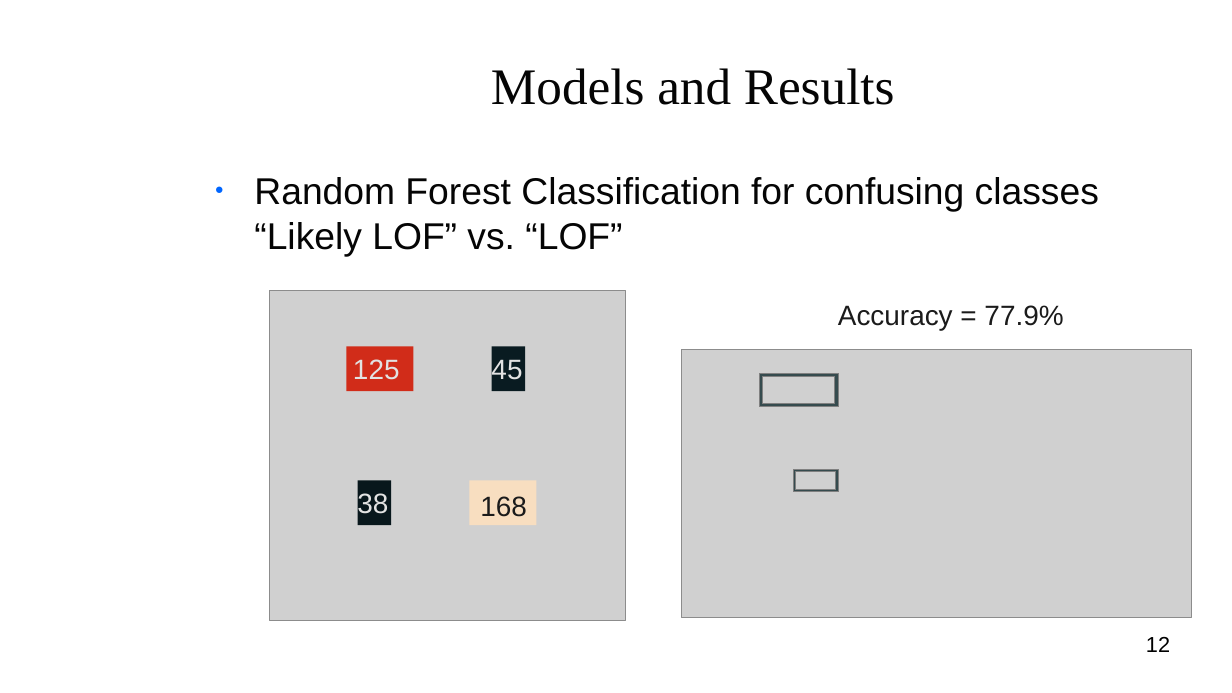
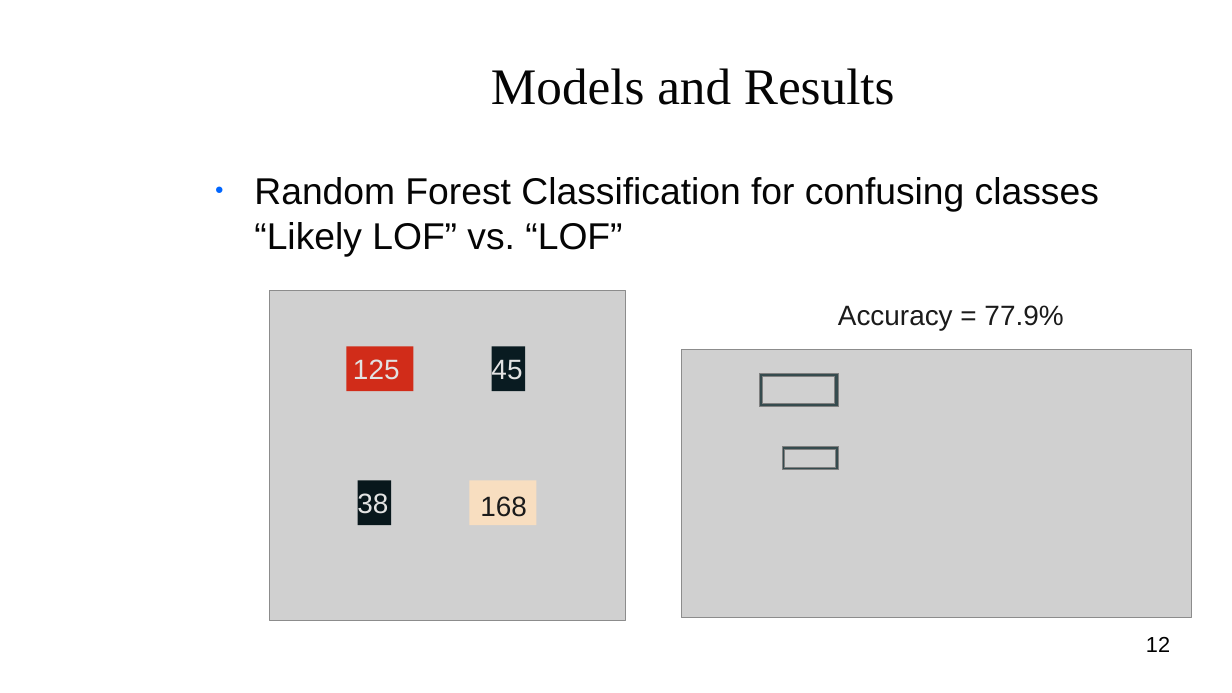
Before and after one commit to Shredder42/mutations, a slide deck: slide 12 of presentation.odp. Drawn at 1232x693 pixels with LibreOffice and Linux fonts; fonts in the diff are those of the drawing; grey boxes stand for pictures; background and template pictures are left out. Boxes give left, top, right and bottom in pixels: in the first picture for what was removed or moved away, otherwise in the second. Text is boxed around its words. In the diff, an @@ line names an element or a change of style, - is before the commit and + after.

```diff
--- a/presentation.odp
+++ b/presentation.odp
@@ frame: place and size @@
-frame at bbox=[794, 470, 838, 492]
+frame at bbox=[783, 447, 838, 470]
```
Also in this commit, not shown: 1 other file.
